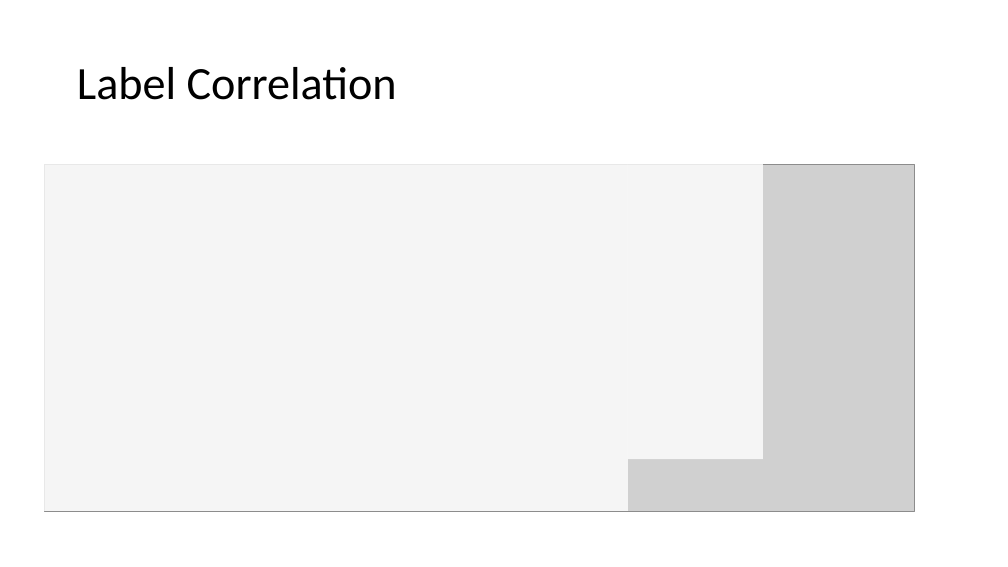
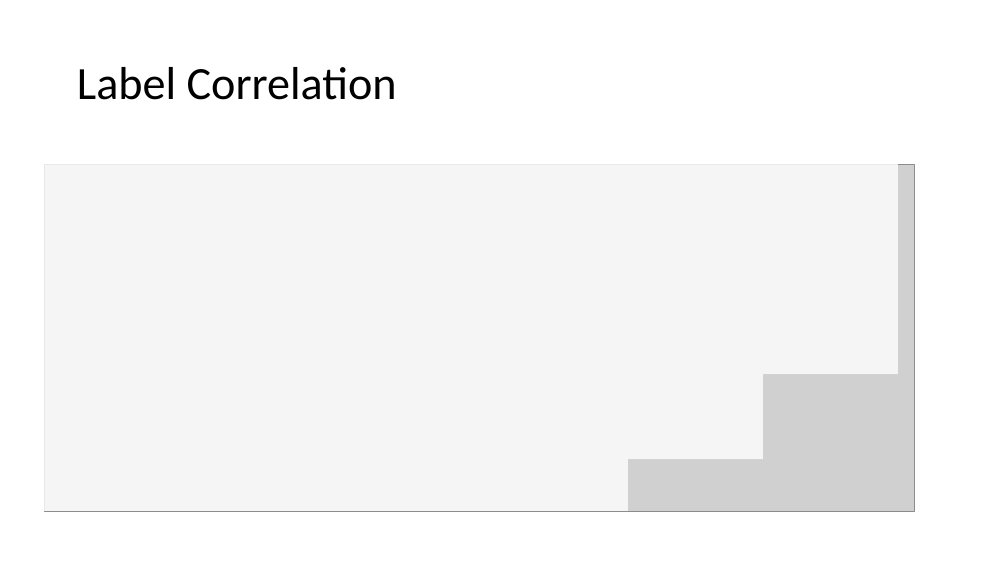
Before and after one commit to alicebook12220/yolov4_python, a slide deck: slide 19 of DA.pptx (slide 18 before the commit). Drawn at 1008x567 pixels with LibreOffice and Linux fonts; fonts in the diff are those of the drawing; grey boxes stand for pictures. Boxes give left, top, right and bottom in pixels: in the first picture for what was removed or moved away, otherwise in the second. Text is boxed around its words. In the diff, an @@ line names an element or a change of style, - is before the commit and + after.

```diff
--- a/DA.pptx
+++ b/DA.pptx
@@ rectangle added at <box>763,133,898,374</box>, fill #FFFFFF at 80% opacity @@
```
Also in this commit, not shown: 12 other slides changed, 4 slides added.
